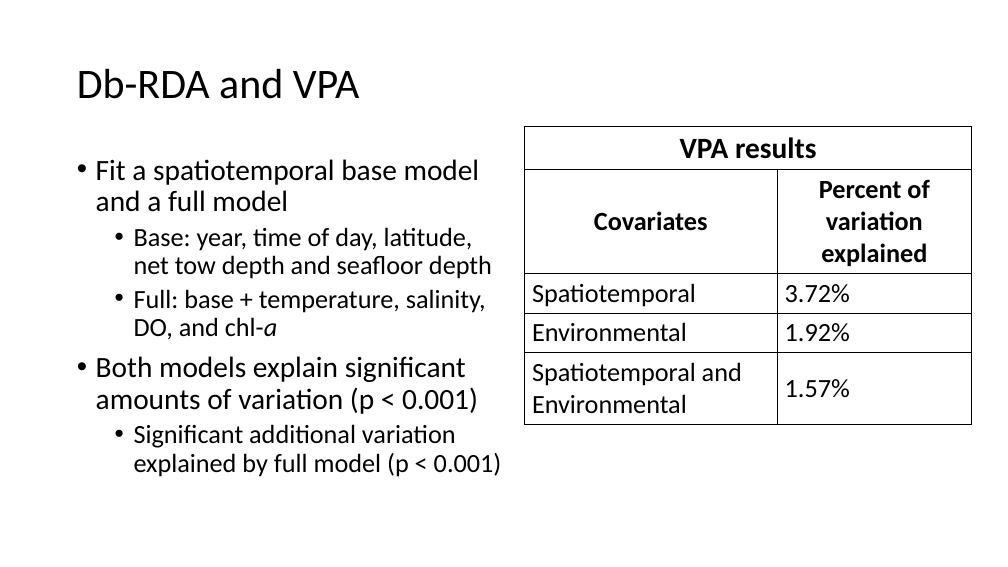
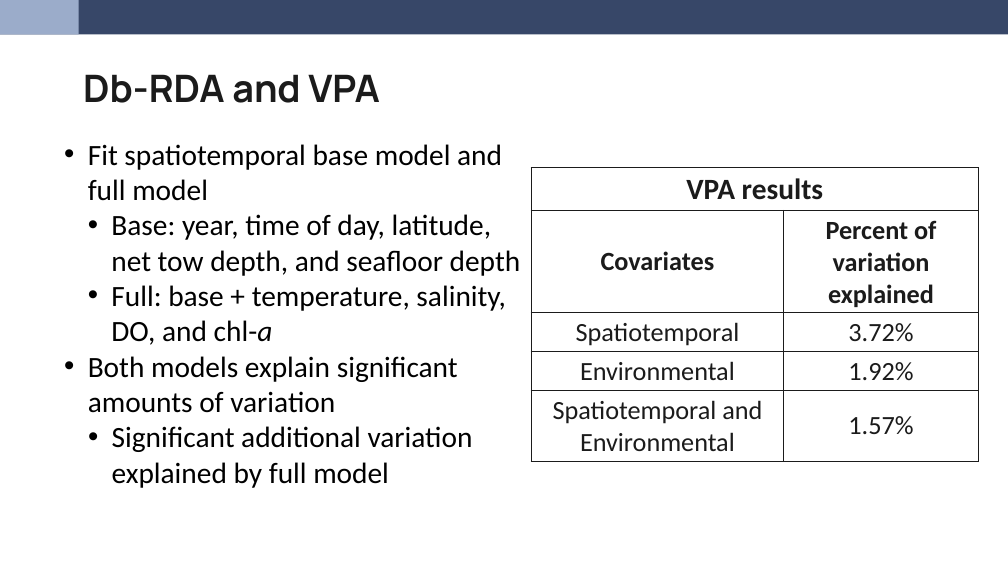
Before and after one commit to LukeABobay/larval-fish-community-analysis, a slide deck: slide 10 of PICES 2026 Presentation.pptx (slide 16 before the commit). Drawn at 1008x567 pixels with LibreOffice and Linux fonts; fonts in the diff are those of the drawing. Boxes give left, top, right and bottom in pixels: in the first picture for what was removed or moved away, otherwise in the second. Text is boxed around its words. In the diff, an @@ line names an element or a change of style, - is before the commit and + after.

Commit message:
Revise slides based on Su and Luke's feedback. Add background/template and images. Populate acknowledgements slide with text and logos

```diff
--- a/PICES 2026 Presentation.pptx
+++ b/PICES 2026 Presentation.pptx
@@ rectangle added at box(0, 0, 1008, 35), fill #374768 @@
@@ rectangle added at box(0, 0, 79, 35), fill #9BACCA @@
@@ title "Db-RDA and VPA" at box(83, 74, 380, 103): size 40 to 36 pt, font Calibri to Manrope, text colour #000000 to #1B1B1B, bold on; line spacing 0.9 to 1; vertical alignment middle to top @@
@@ text "Fit spatiotemporal base model and ...": place and size @@
-text "Fit spatiotemporal base model and ..." at box(96, 159, 502, 477)
+text "Fit spatiotemporal base model and ..." at box(88, 144, 521, 488)
@@ text at box(88, 144, 521, 276): text changed; size 25 to 28 pt @@
-• Fit a spatiotemporal base model and a full model
-  • Base: year, time of day, latitude, net tow depth and seafloor depth
+• Fit spatiotemporal base model and full model
+  • Base: year, time of day, latitude, net tow depth, and seafloor depth
@@ table at box(532, 167, 979, 461) @@
@@ text colour #000000 to #1B1B1B @@
@@ alignment left to centre @@
@@ borders changed @@
@@ table: place and size @@
-table at box(525, 126, 972, 420)
+table at box(532, 167, 979, 461)
@@ text at box(111, 285, 506, 345): size 25 to 28 pt in "Full: base + temperature, salinity, DO, and ..."; indent changed; line spacing 0.9 to 1; less space between paragraphs @@
@@ text at box(88, 356, 473, 488): text changed; size 25 to 28 pt @@
-• Both models explain significant amounts of variation (p < 0.001)
-  • Significant additional variation explained by full model (p < 0.001)
+• Both models explain significant amounts of variation
+  • Significant additional variation explained by full model
```
Also in this commit, not shown: 15 other slides changed, 3 slides added, 10 slides removed.
